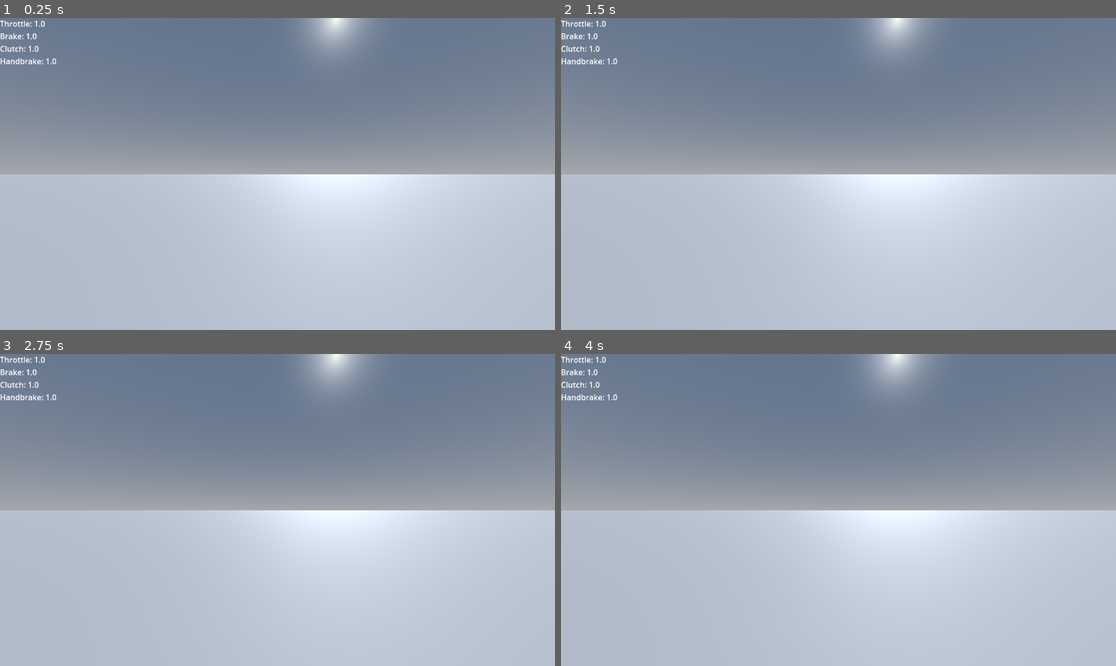
Above: before the commit, frames 1-4 (two rows, left to right).
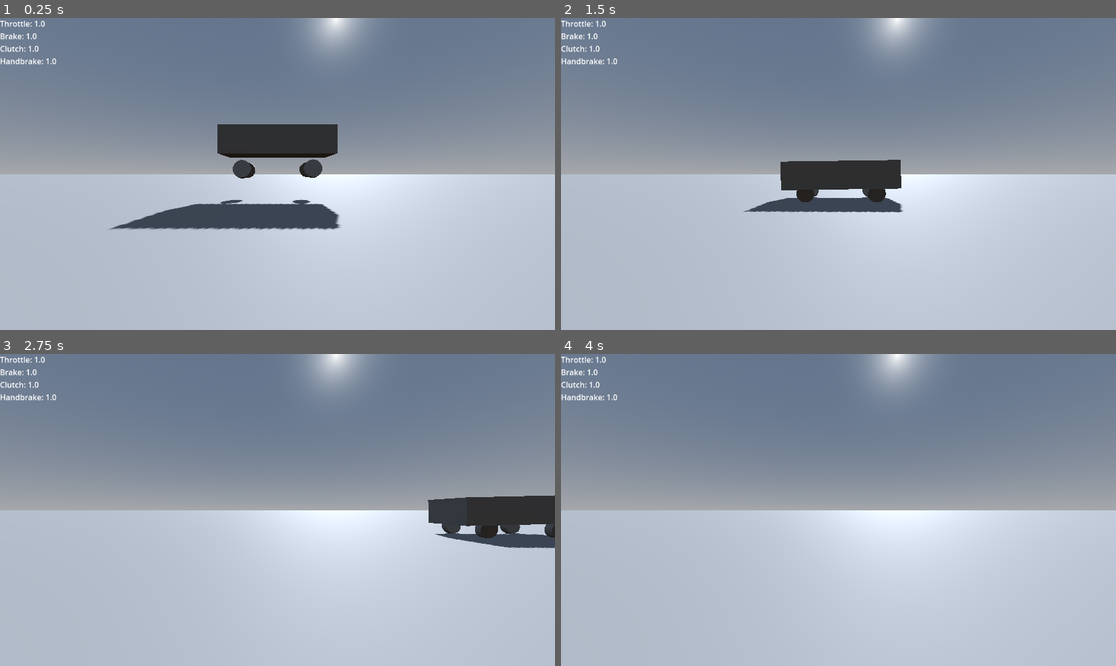
Above: after the commit, the same moments.

Repository: Dubbie/subi-vehicle
Game: Godot game, scene res://world/test/test_world.tscn
Two runs of this game, one before a commit and one after it. Both use one fixed random seed, a clock stepped at 60 frames per second and the inputs below.
Inputs:
- Up to frame 1 (0.25 s): no input
- Up to frame 2 (1.5 s): hold Ctrl (clutch) 0.53-1.28 s; tap Enter at 1.25 s; hold S (brake) from 1.28 s (still down); tap W (gas) at 1.35 s
- Up to frame 3 (2.75 s): release S (brake) at 2.03 s; hold Ctrl (clutch) from 2.03 s (still down)
- Up to frame 4 (4 s): release Ctrl (clutch) at 2.78 s; tap W (gas) at 2.85 s; tap Space (handbrake) at 3.5 s; hold S (brake) from 3.53 s (still down); hold Ctrl (clutch) from 3.53 s (still down)

The runs differ from the first frame. In frame 1, 5.5% of the frame differs, in the area x 19-62%, y 34-68%; in frame 2, 3.3%; in frame 3, 3.1%; in frame 4, less than 0.1%.
Error before the commit: Attempt to call function 'process_inputs' in base 'null instance' on a null instance. (res://src/vehicle/controllers/vehicle_controller.gd:152)

Commit message:
add wheel controller

Diff:
--- a/project.godot
+++ b/project.godot
@@ -47,3 +47,7 @@
 "events": [Object(InputEventKey,"resource_local_to_scene":false,"resource_name":"","device":-1,"window_id":0,"alt_press …(195 unchanged characters)…
 ]
 }
+
+[physics]
+
+common/physics_ticks_per_second=144
--- a/src/vehicle/controllers/vehicle_controller.gd
+++ b/src/vehicle/controllers/vehicle_controller.gd
@@ -3,7 +3,7 @@
 class_name VehicleBody
 
 # --- Components ---
-@onready var pedal_controller: PedalController = $PedalController
+@export var pedal_controller: PedalController
 
 # --- Vehicle Configuration ---
 @export_group("Chassis")
@@ -49,7 +49,6 @@
 func _ready():
 	mass = Weight
 	rpm = IdleRPM
-
 
 # The main physics loop. All time-dependent calculations now use the 'delta' parameter.
 func _physics_process(delta: float):
--- /dev/null
+++ b/src/vehicle/controllers/wheel_controller.gd
@@ -0,0 +1,204 @@
+class_name WheelController
+extends RayCast3D
+
+#region Export Variables
+@export_group("Wheel Setup")
+@export var is_steering_wheel: bool = true
+@export var power_bias: float = 1.0 # How much of the engine torque this wheel receives
+@export var brake_bias: float = 1.0 # Main brake force distribution
+@export var handbrake_bias: float = 0.0 # Handbrake force distribution
+@export var wheel_mass_kg: float = 15.0
+
+@export_group("Tyre Properties")
+@export var tyre_width_mm: float = 185.0
+@export var tyre_aspect_ratio: float = 60.0
+@export var rim_diameter_inches: float = 14.0
+@export var tyre_pressure_psi: float = 30.0
+
+@export_group("Tyre Compound")
+@export var compound_grip_factor: float = 1.0 # Base grip multiplier
+@export var compound_stiffness: float = 1.0 # How much the compound resists deformation
+
+@export_group("Suspension")
+@export var suspension_stiffness: float = 25000.0 # Spring force in Newtons per meter (N/m)
+@export var suspension_damping: float = 3000.0 # Damping force in Ns/m
+@export var suspension_rebound_damping: float = 3500.0 # Damping during extension
+@export var suspension_max_travel: float = 0.3 # Max travel distance in meters
+
+@export_group("Brakes")
+@export var brake_torque: float = 4000.0 # Max braking torque in Newton-meters (Nm)
+
+@export_group("Geometry & Alignment")
+@export var camber_degrees: float = 0.0 # Static camber angle
+@export var caster_degrees: float = 3.0 # Caster angle for dynamic camber
+@export var toe_degrees: float = 0.0 # Static toe angle
+
+@export_group("Suspension Geometry")
+# How much the wheel tucks in horizontally as it moves up.
+@export var geometry_horizontal_tuck: float = 0.35
+# How much the dynamic camber affects the visual wheel angle.
+@export var geometry_camber_gain_factor: float = 1.0
+# An additional factor to control the geometry's pivot point.
+@export var geometry_pivot_offset: float = 0.0
+# A final adjustment to the dynamic camber calculation.
+@export var geometry_camber_offset_degrees: float = 0.0
+# How much the suspension is allowed to travel before incline forces start.
+@export var geometry_incline_free_zone: float = 0.2
+# The strength of the incline stiffness effect.
+@export var geometry_incline_impact_factor: float = 1.5
+#endregion
+
+# --- Node References ---
+@onready var car: VehicleBody = get_owner()
+@onready var wheel_mesh: Marker3D = $Animation/Camber/Wheel # A direct reference to the visual mesh
+
+# --- Internal State Variables ---
+var wheel_radius: float = 0.3
+var wheel_angular_velocity: float = 0.0
+var suspension_force: float = 0.0
+var last_suspension_compression: float = 0.0
+var hit_position: Vector3 = Vector3.ZERO
+var dynamic_camber_degrees: float = 0.0
+var axle_y_position: float = 0.0
+
+func _ready():
+	var sidewall_height_mm = tyre_width_mm * (tyre_aspect_ratio / 100.0)
+	var rim_diameter_mm = rim_diameter_inches * 25.4
+	var total_diameter_mm = (sidewall_height_mm * 2.0) + rim_diameter_mm
+	wheel_radius = total_diameter_mm / 2000.0
+
+	target_position.y = - (wheel_radius + suspension_max_travel)
+	add_exception(car)
+
+
+func _physics_process(delta: float):
+	force_raycast_update()
+
+	if is_colliding():
+		hit_position = get_collision_point()
+
+		# In your original script, geometry was calculated based on the visual wheel's
+		# position from the PREVIOUS frame. We replicate that by updating visuals/geometry first.
+		_update_visuals_and_geometry(delta, true)
+
+		# Now, calculate the definitive suspension force using the collision data.
+		suspension_force = _calculate_suspension_force(delta)
+		car.apply_force(global_transform.basis.y * suspension_force, position)
+
+		# --- (Brake and Friction logic remains the same) ---
+		var brake_application = (car.brakeline * brake_bias) + (car.pedal_controller.get_handbrake() * handbrake_bias)
+		var current_brake_torque = brake_torque * clamp(brake_application, 0.0, 1.0)
+
+		var wheel_inertia = 0.5 * pow(wheel_radius, 2) * wheel_mass_kg
+		if wheel_inertia > 0:
+			var angular_acceleration = - current_brake_torque / wheel_inertia
+			wheel_angular_velocity += angular_acceleration * delta
+
+		var ground_velocity = car.linear_velocity + car.angular_velocity.cross(position)
+		var local_ground_vel = global_transform.basis.transposed() * ground_velocity
+		var surface_speed = wheel_angular_velocity * wheel_radius
+		var slip_longitudinal = surface_speed - local_ground_vel.z
+		var slip_lateral = - local_ground_vel.x
+
+		var tyre_stiffness = tyre_width_mm * compound_stiffness
+		var longitudinal_force = clamp(slip_longitudinal * tyre_stiffness, -suspension_force, suspension_force)
+		var lateral_force = clamp(slip_lateral * tyre_stiffness, -suspension_force, suspension_force)
+		var friction_force_local = Vector3(lateral_force, 0, longitudinal_force)
+		car.apply_force(global_transform.basis * friction_force_local, position)
+	else:
+		# If in the air, update visuals to the "drooped" state.
+		_update_visuals_and_geometry(delta, false)
+
+
+func _calculate_suspension_force(delta: float) -> float:
+	if not is_colliding() or delta == 0:
+		last_suspension_compression = 0.0
+		return 0.0
+
+	var ray_length = global_position.distance_to(hit_position)
+	var local_ground_vel = global_transform.basis.transposed() * (car.linear_velocity + car.angular_velocity.cross(position))
+
+	# --- Incline Calculation (Translated from original) ---
+	var car_up_vector = global_transform.basis.y
+	var surface_normal = get_collision_normal()
+	var incline_factor = (surface_normal - car_up_vector).length()
+
+	if geometry_incline_free_zone < 1.0:
+		incline_factor = (incline_factor - geometry_incline_free_zone) / (1.0 - geometry_incline_free_zone)
+
+	incline_factor = clamp(incline_factor * geometry_incline_impact_factor, 0.0, 1.0)
+
+	# --- Compression and Bottom-Out (Translated from original) ---
+	var full_travel_dist = wheel_radius + suspension_max_travel
+	var compressed_dist = full_travel_dist - ray_length
+	var bottom_out_dist = compressed_dist - suspension_max_travel
+
+	if compressed_dist < 0: compressed_dist = 0.0
+	if bottom_out_dist < 0: bottom_out_dist = 0.0
+
+	# --- Dynamic Stiffness/Damping (Translated from original) ---
+	# On steep inclines, the spring and damper get much stiffer to support the car's weight.
+	var bottom_out_stiffness = car.mass * 20.0 # A very high value
+	var effective_stiffness = lerp(suspension_stiffness, bottom_out_stiffness, incline_factor)
+
+	var damping_to_use = suspension_rebound_damping if local_ground_vel.y > 0 else suspension_damping
+	var effective_damping = lerp(damping_to_use, car.mass * 2.0, incline_factor)
+
+	# --- Final Force Calculation (Translated from original) ---
+	var spring_force = compressed_dist * effective_stiffness
+	var damping_force = local_ground_vel.y * effective_damping
+
+	var final_force = spring_force - damping_force
+
+	# Add extra bottom-out force if suspension travel is exceeded.
+	if bottom_out_dist > 0:
+		final_force += bottom_out_dist * (bottom_out_stiffness * 2.0)
+		final_force -= local_ground_vel.y * (car.mass * 2.0)
+
+	if final_force < 0:
+		final_force = 0.0
+
+	# Store the current compression for the next frame's damping calculation.
+	last_suspension_compression = compressed_dist
+
+	return final_force
+
+
+func _update_visuals_and_geometry(delta: float, on_ground: bool):
+	# First, always rotate the wheel mesh.
+	wheel_mesh.rotate_x(wheel_angular_velocity * delta)
+
+	if on_ground:
+		# --- ON GROUND LOGIC ---
+		var desired_world_position = hit_position + (global_transform.basis.y * wheel_radius)
+		wheel_mesh.global_position = desired_world_position
+	else:
+		# --- IN AIR LOGIC ---
+		var desired_world_position = global_position + (global_transform.basis.y * target_position.y)
+		wheel_mesh.global_position = desired_world_position
+
+	# --- DYNAMIC GEOMETRY (Translated from original) ---
+	# This section calculates the dynamic camber and tuck-in based on the wheel's vertical position.
+	axle_y_position = wheel_mesh.position.y
+
+	# Calculate camber gain (`g` from original)
+	var g = (axle_y_position + geometry_horizontal_tuck) / (abs(position.x) + geometry_pivot_offset + 1.0)
+	g /= abs(g) + 1.0 # This is a form of atan-like normalization
+	dynamic_camber_degrees = (g * 90.0) - geometry_camber_offset_degrees
+
+	# Calculate horizontal tuck-in (`inned` from original)
+	var total_dynamic_camber = abs(dynamic_camber_degrees) + geometry_camber_offset_degrees
+	var inned_factor = (total_dynamic_camber / 90.0)
+	inned_factor *= inned_factor - (geometry_camber_offset_degrees / 90.0)
+
+	# Apply the geometry changes to the visual mesh and its parent nodes.
+	# We use the parent `Camber` node to apply the total camber angle.
+	var camber_node = wheel_mesh.get_parent()
+	var total_camber_rads = deg_to_rad(camber_degrees + (dynamic_camber_degrees * geometry_camber_gain_factor))
+
+	# The tuck-in is applied to the parent of the camber node.
+	var animation_node = camber_node.get_parent()
+	animation_node.position.x = - inned_factor * abs(position.x)
+
+	# Ensure rotation is applied correctly based on which side of the car it's on
+	camber_node.rotation.z = total_camber_rads * -sign(position.x)
--- a/vehicles/_base/base_vehicle.tscn
+++ b/vehicles/_base/base_vehicle.tscn
@@ -1,7 +1,8 @@
-[gd_scene load_steps=5 format=3 uid="uid://bmrx0ppni2eb5"]
+[gd_scene load_steps=7 format=3 uid="uid://bmrx0ppni2eb5"]
 
 [ext_resource type="Script" uid="uid://f8e4catt6qsw" path="res://src/vehicle/controllers/vehicle_controller.gd" id="1_v55up"]
 [ext_resource type="Script" uid="uid://do46hehsb6qtm" path="res://src/vehicle/controllers/pedal_controller.gd" id="2_rt677"]
+[ext_resource type="PackedScene" uid="uid://c5wn8h36ysels" path="res://vehicles/_base/base_wheel.tscn" id="3_6w078"]
 
 [sub_resource type="Curve" id="Curve_rt677"]
 _limits = [0.0, 275.0, 0.0, 8000.0]
@@ -9,12 +10,21 @@
 point_count = 4
 
 [sub_resource type="BoxShape3D" id="BoxShape3D_rt677"]
-size = Vector3(2, 1, 4.2)
+size = Vector3(1.8, 1, 4.2)
+
+[sub_resource type="BoxMesh" id="BoxMesh_6w078"]
+size = Vector3(1.8, 1, 4.2)
 
 [node name="BaseVehicle" type="RigidBody3D" node_paths=PackedStringArray("pedal_controller")]
 script = ExtResource("1_v55up")
 pedal_controller = NodePath("Components/PedalController")
+Weight = 1260.0
 torque_curve = SubResource("Curve_rt677")
+IdleRPM = 850.0
+RPMLimit = 7200.0
+DeadRPM = 400.0
+RevSpeed = 15000.0
+EngineDrag = 0.8
 
 [node name="Components" type="Node" parent="."]
 
@@ -25,6 +35,106 @@
 [node name="CollisionShape3D" type="CollisionShape3D" parent="."]
 transform = Transform3D(1, 0, 0, 0, 1, 0, 0, 0, 1, 0, 0.5, 0)
 shape = SubResource("BoxShape3D_rt677")
+
+[node name="MeshInstance3D" type="MeshInstance3D" parent="."]
+transform = Transform3D(1, 0, 0, 0, 1, 0, 0, 0, 1, 0, 0.5, 0)
+mesh = SubResource("BoxMesh_6w078")
+
+[node name="Wheels" type="Node3D" parent="."]
+
+[node name="WheelFL" parent="Wheels" instance=ExtResource("3_6w078")]
+transform = Transform3D(1, 0, 0, 0, 1, 0, 0, 0, 1, -0.74, 0, -1.262)
+wheel_mass_kg = 18.0
+tyre_width_mm = 205.0
+tyre_aspect_ratio = 55.0
+rim_diameter_inches = 16.0
+tyre_pressure_psi = 32.0
+suspension_stiffness = 42000.0
+suspension_damping = 4000.0
+suspension_rebound_damping = 4600.0
+suspension_max_travel = 0.22
+brake_torque = 6500.0
+camber_degrees = -0.8
+caster_degrees = 7.0
+toe_degrees = 0.05
+
+[node name="CSGCylinder3D" type="CSGCylinder3D" parent="Wheels/WheelFL/Animation/Camber/Wheel" index="0"]
+transform = Transform3D(-4.37114e-08, 1, 0, -1, -4.37114e-08, 0, 0, 0, 1, 0, 0, 0)
+radius = 0.316
+height = 0.205
+sides = 24
+
+[node name="WheelFR" parent="Wheels" instance=ExtResource("3_6w078")]
+transform = Transform3D(1, 0, 0, 0, 1, 0, 0, 0, 1, 0.74, 0, -1.262)
+wheel_mass_kg = 18.0
+tyre_width_mm = 205.0
+tyre_aspect_ratio = 55.0
+rim_diameter_inches = 16.0
+tyre_pressure_psi = 32.0
+suspension_stiffness = 42000.0
+suspension_damping = 4000.0
+suspension_rebound_damping = 4600.0
+suspension_max_travel = 0.22
+brake_torque = 6500.0
+camber_degrees = -0.8
+caster_degrees = 7.0
+toe_degrees = 0.05
+
+[node name="CSGCylinder3D" type="CSGCylinder3D" parent="Wheels/WheelFR/Animation/Camber/Wheel" index="0"]
+transform = Transform3D(-4.37114e-08, 1, 0, -1, -4.37114e-08, 0, 0, 0, 1, 0, 0, 0)
+radius = 0.316
+height = 0.205
+sides = 24
+
+[node name="WheelRL" parent="Wheels" instance=ExtResource("3_6w078")]
+transform = Transform3D(1, 0, 0, 0, 1, 0, 0, 0, 1, -0.74, 0, 1.262)
+is_steering_wheel = false
+power_bias = 0.5
+brake_bias = 0.6
+handbrake_bias = 1.0
+wheel_mass_kg = 18.0
+tyre_width_mm = 205.0
+tyre_aspect_ratio = 55.0
+rim_diameter_inches = 16.0
+tyre_pressure_psi = 32.0
+suspension_stiffness = 35000.0
+suspension_rebound_damping = 4000.0
+suspension_max_travel = 0.24
+brake_torque = 3800.0
+camber_degrees = -1.2
+caster_degrees = 0.0
+toe_degrees = -0.1
+
+[node name="CSGCylinder3D" type="CSGCylinder3D" parent="Wheels/WheelRL/Animation/Camber/Wheel" index="0"]
+transform = Transform3D(-4.37114e-08, 1, 0, -1, -4.37114e-08, 0, 0, 0, 1, 0, 0, 0)
+radius = 0.316
+height = 0.205
+sides = 24
+
+[node name="WheelRR" parent="Wheels" instance=ExtResource("3_6w078")]
+transform = Transform3D(1, 0, 0, 0, 1, 0, 0, 0, 1, 0.74, 0, 1.262)
+is_steering_wheel = false
+power_bias = 0.5
+brake_bias = 0.6
+handbrake_bias = 1.0
+wheel_mass_kg = 18.0
+tyre_width_mm = 205.0
+tyre_aspect_ratio = 55.0
+rim_diameter_inches = 16.0
+tyre_pressure_psi = 32.0
+suspension_stiffness = 35000.0
+suspension_rebound_damping = 4000.0
+suspension_max_travel = 0.24
+brake_torque = 3800.0
+camber_degrees = -1.2
+caster_degrees = 0.0
+toe_degrees = -0.1
+
+[node name="CSGCylinder3D" type="CSGCylinder3D" parent="Wheels/WheelRR/Animation/Camber/Wheel" index="0"]
+transform = Transform3D(-4.37114e-08, 1, 0, -1, -4.37114e-08, 0, 0, 0, 1, 0, 0, 0)
+radius = 0.316
+height = 0.205
+sides = 24
 
 [node name="CanvasLayer" type="CanvasLayer" parent="."]
 
@@ -43,3 +153,8 @@
 Brake: 1.0
 Clutch: 1.0
 Handbrake: 1.0"
+
+[editable path="Wheels/WheelFL"]
+[editable path="Wheels/WheelFR"]
+[editable path="Wheels/WheelRL"]
+[editable path="Wheels/WheelRR"]
--- /dev/null
+++ b/vehicles/_base/base_wheel.tscn
@@ -0,0 +1,14 @@
+[gd_scene load_steps=2 format=3 uid="uid://c5wn8h36ysels"]
+
+[ext_resource type="Script" uid="uid://lob2di353ovq" path="res://src/vehicle/controllers/wheel_controller.gd" id="1_khe0o"]
+
+[node name="Wheel" type="RayCast3D"]
+script = ExtResource("1_khe0o")
+
+[node name="Geometry" type="Marker3D" parent="."]
+
+[node name="Animation" type="Marker3D" parent="."]
+
+[node name="Camber" type="Marker3D" parent="Animation"]
+
+[node name="Wheel" type="Marker3D" parent="Animation/Camber"]
--- a/world/test/test_world.tscn
+++ b/world/test/test_world.tscn
@@ -28,11 +28,8 @@
 [node name="MeshInstance3D" type="MeshInstance3D" parent="StaticBody3D"]
 mesh = SubResource("BoxMesh_6mb5t")
 
-[node name="BaseVehicle" parent="." instance=ExtResource("1_6mb5t")]
-transform = Transform3D(1, 0, 0, 0, 1, 0, 0, 0, 1, 0, 0.454058, 0)
-
 [node name="Camera3D" type="Camera3D" parent="."]
-transform = Transform3D(-4.37114e-08, 0, 1, 0, 1, 0, -1, 0, -4.37114e-08, 4, 1, 0)
+transform = Transform3D(-4.37114e-08, 0, 1, 0, 1, 0, -1, 0, -4.37114e-08, 8, 1, 0)
 
 [node name="WorldEnvironment" type="WorldEnvironment" parent="."]
 environment = SubResource("Environment_wu8pm")
@@ -40,3 +37,6 @@
 [node name="DirectionalLight3D" type="DirectionalLight3D" parent="."]
 transform = Transform3D(0.612372, -0.158494, -0.774519, 0.612372, -0.524519, 0.591506, -0.5, -0.836516, -0.224144, 0, 0, 0)
 shadow_enabled = true
+
+[node name="BaseVehicle" parent="." instance=ExtResource("1_6mb5t")]
+transform = Transform3D(1, 0, 0, 0, 1, 0, 0, 0, 1, 0, 2.02129, 0)
Not shown, added: src/vehicle/controllers/wheel_controller.gd.uid
